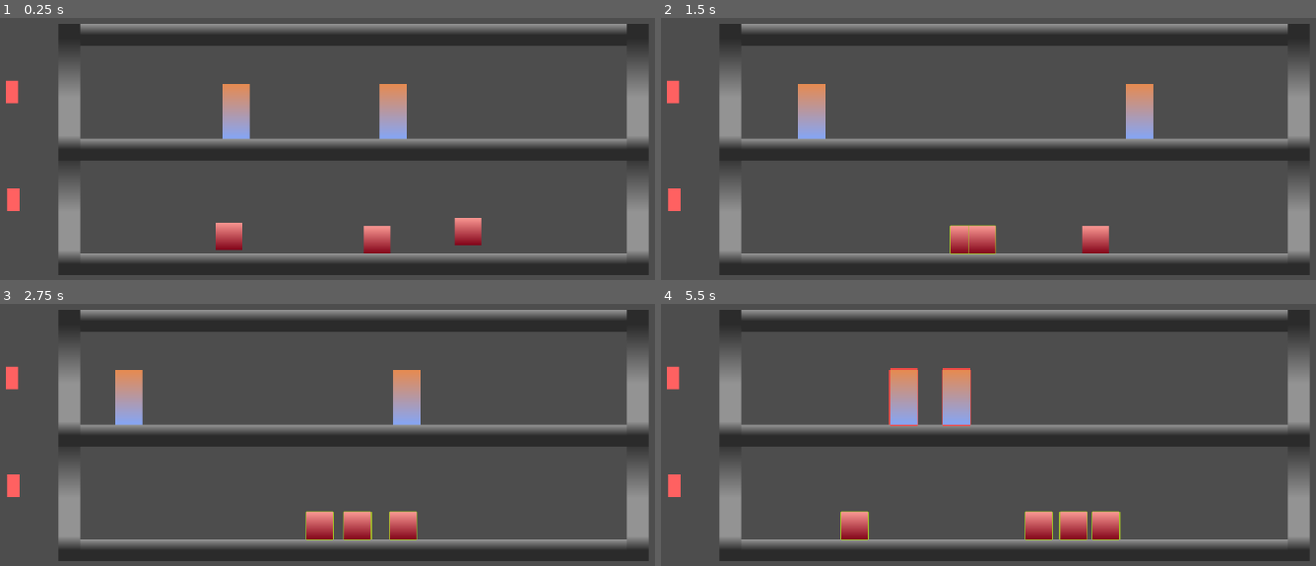
Above: before the commit, frames 1-4 (two rows, left to right).
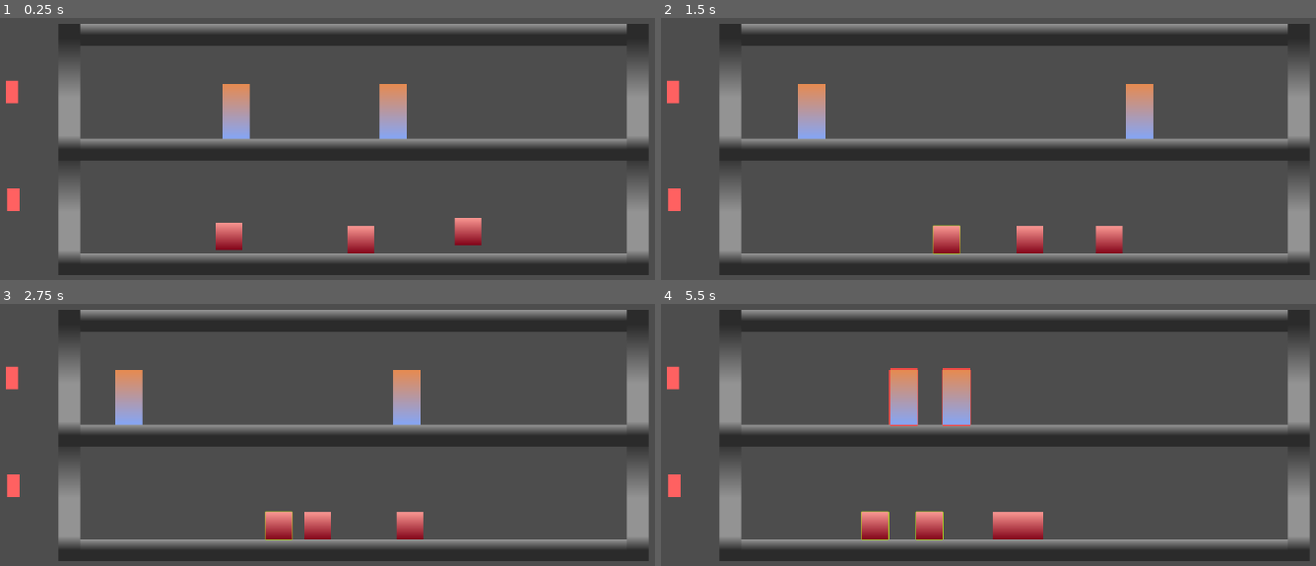
Above: after the commit, the same moments.

Repository: Lambosaurus/wildjam-mutation
Game: Godot game, scene res://main/main.tscn
The game is run twice, just before and just after one commit, with the same random seed, the same clock (stepped at 60 frames per second) and the same inputs.
Inputs (mouse positions are in pixels of both pictures, inside the frame that each line leads up to):
- Up to frame 1 (0.25 s): no input
- Up to frame 2 (1.5 s): move the mouse to (909, 240) at 0.52 s; tap S (swap_arms) at 0.6, 1.35 s; click (909, 240) at 0.67 s; move the mouse to (995, 240) at 1.27 s; click (995, 240) at 1.42 s
- Up to frame 3 (2.75 s): move the mouse to (406, 526) at 2.02 s; tap S (swap_arms) at 2.1 s; click (406, 526) at 2.17 s
- Up to frame 4 (5.5 s): move the mouse to (792, 398) at 2.77 s; tap S (swap_arms) every 0.75 s from 2.85 to 5.1 s; click (792, 398) at 2.92 s; move the mouse to (1014, 398) at 3.52 s; click (1014, 398) at 3.67 s; move the mouse to (674, 484) at 4.27 s; click (674, 484) at 4.42 s; move the mouse to (844, 526) at 5.02 s; click (844, 526) at 5.17 s

The runs differ from the first frame. In frame 1, 0.5% of the frame differs, in the area x 52-60%, y 79-90%; in frame 2, 1.8%; in frame 3, 1.4%; in frame 4, 2.9%, in the area x 27-71%, y 78-91%.

Commit message:
Tweaks boids formula

Diff:
--- a/creatures/mutant/mutant.gd
+++ b/creatures/mutant/mutant.gd
@@ -9,7 +9,7 @@
 @export var MELEE_RANGE = 50.0
 const MELEE_STRIKE = preload('res://entities/strike/strike.tscn')
 
-@export var BOIDS_REPULSION = 5000.0
+@export var BOIDS_REPULSION = 1000.0
 @export var BOIDS_COHESION = 2.0
 @export var BOIDS_THRESH_MIN = 50.0
 @export var BOIDS_THRESH_MAX = 1000.0
@@ -77,14 +77,14 @@
 
 	if abs(force.x) < BOIDS_THRESH_MIN:
 		return start_action(
-			randi_range(Action.idle, Action.walk) as Action,
+			Action.walk if randf() > 0.75 else Action.idle,
 			randf_range(0.25, 1.0),
 			direction
 			)
 
 	return start_action(
 		Action.walk,
-		clampf(abs(force.x) / BOIDS_THRESH_MAX, 0.25, 1.0),
+		clampf(abs(force.x) / BOIDS_THRESH_MAX, 0.1, 1.0),
 		vector_to_direction(force.x)
 	)
 
--- a/creatures/mutant/swarm_detector.gd
+++ b/creatures/mutant/swarm_detector.gd
@@ -13,9 +13,9 @@
 		count += 1
 
 		var delta = global_position - body.global_position
-		var dist_sq = delta.length_squared() + 1
-		repulsion.x += delta.x / dist_sq
-		repulsion.y += delta.y / dist_sq
+		var magnitude = ((delta.length_squared() + 1) ** 1.5) / 1000
+		repulsion.x += delta.x / magnitude
+		repulsion.y += delta.y / magnitude
 
 	if count:
 		cohesion = (avg_pos / count) - global_position
